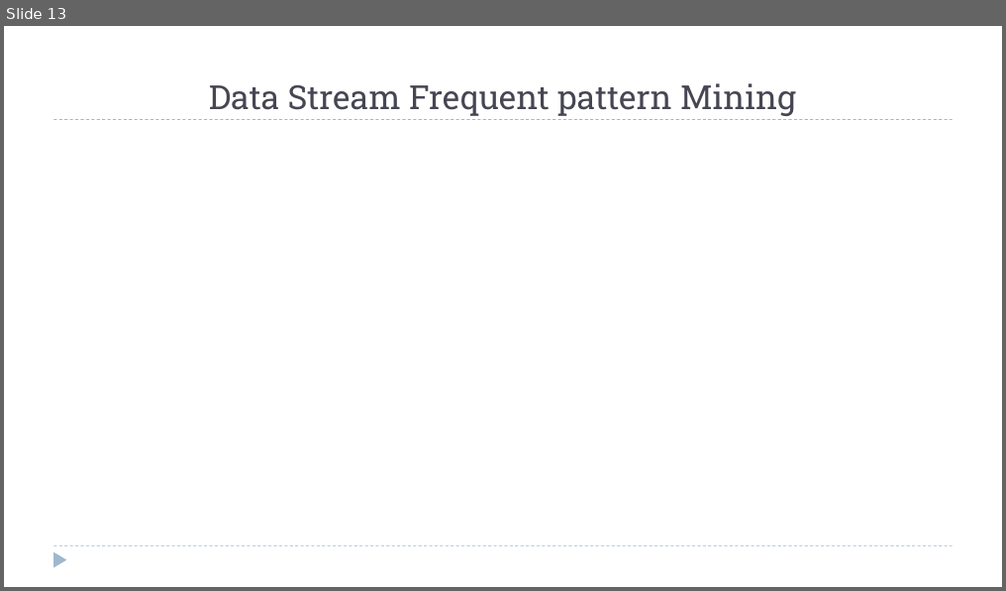
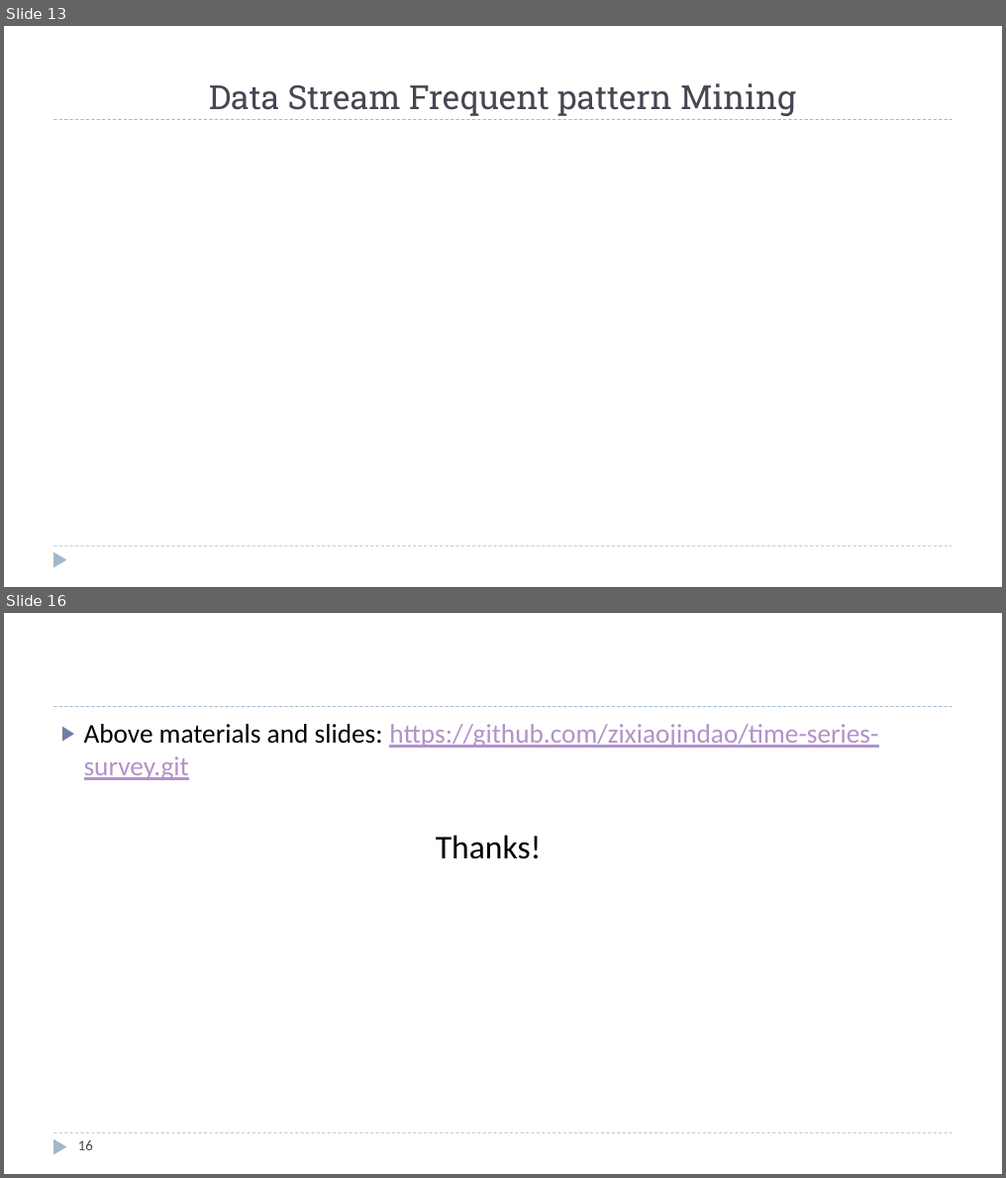
Before and after one commit to zixiaojindao/time-series-survey, a slide deck: slide/data stream mining.pptx. Shown one above the other, each under a label of ours: slide 13 before the commit, slides 13 and 16 after it; the slides between them are not shown. The pictures are 1006x591 and 1006x1178 pixels, drawn with LibreOffice and Linux fonts; fonts in the diff are those of the drawing; grey boxes stand for pictures. Boxes give left, top, right and bottom in pixels: in the first picture for what was removed or moved away, otherwise in the second. Text is boxed around its words. In the diff, an @@ line names an element or a change of style, - is before the commit and + after.

```diff
--- a/slide/data stream mining.pptx
+++ b/slide/data stream mining.pptx
@@ slide 16 added at <box>4,613,1002,1174</box>, background #FFFFFF; not listed: 3 template elements that a slide beside it also shows @@
@@ text added at <box>84,724,878,860</box>, 26 pt, text #B292CA, underline @@
+▶ Above materials and slides: https://github.com/zixiaojindao/time-series-survey.git
+Thanks!
@@ page number added at <box>78,1141,93,1151</box>, 14 pt, text #464653 @@
+16
```
Also in this commit, not shown: 3 slides changed, 1 other slide added, 4 other files.
